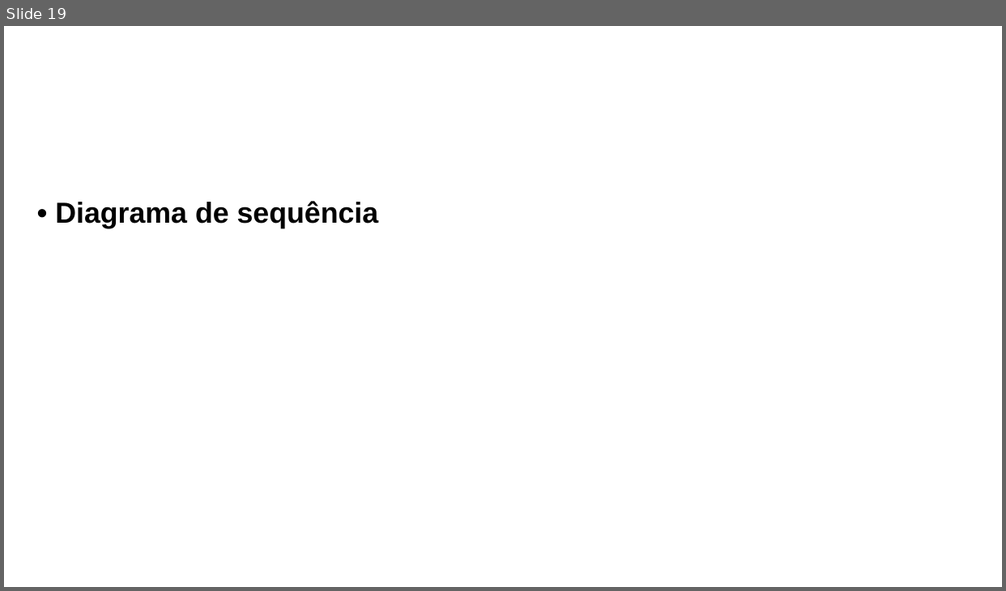
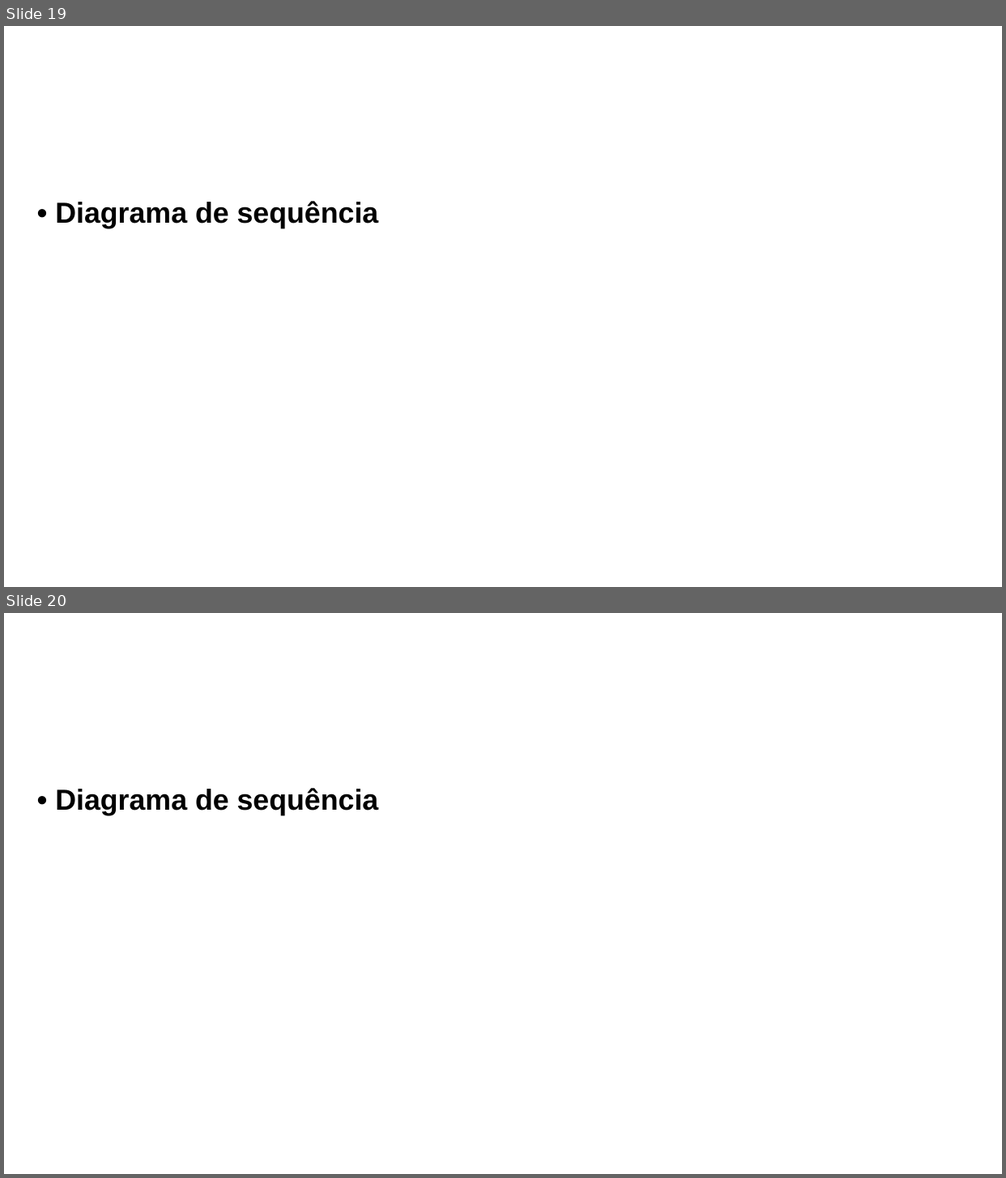
Before and after one commit to alanfranciscos/faitec-2024, a slide deck: docs/Eventify_PowerPoint.pptx. Shown one above the other, each under a label of ours: slide 19 before the commit, slides 19 and 20 after it. The pictures are 1006x591 and 1006x1178 pixels, drawn with LibreOffice and Linux fonts; fonts in the diff are those of the drawing; background and template pictures are left out. Boxes give left, top, right and bottom in pixels: in the first picture for what was removed or moved away, otherwise in the second. Text is boxed around its words. In the diff, an @@ line names an element or a change of style, - is before the commit and + after.

Commit message:
feat: adicoes de classes no diagrama de classes e adicao de caso de uso na apresentacao

```diff
--- a/docs/Eventify_PowerPoint.pptx
+++ b/docs/Eventify_PowerPoint.pptx
@@ slide 20 added at bbox=[4, 613, 1002, 1174], background picture (left out) @@
@@ text added at bbox=[55, 788, 379, 815], 96 pt, text #000000, bold @@
+• Diagrama de sequência
```
Also in this commit, not shown: 3 other slides added, 4 other files.
